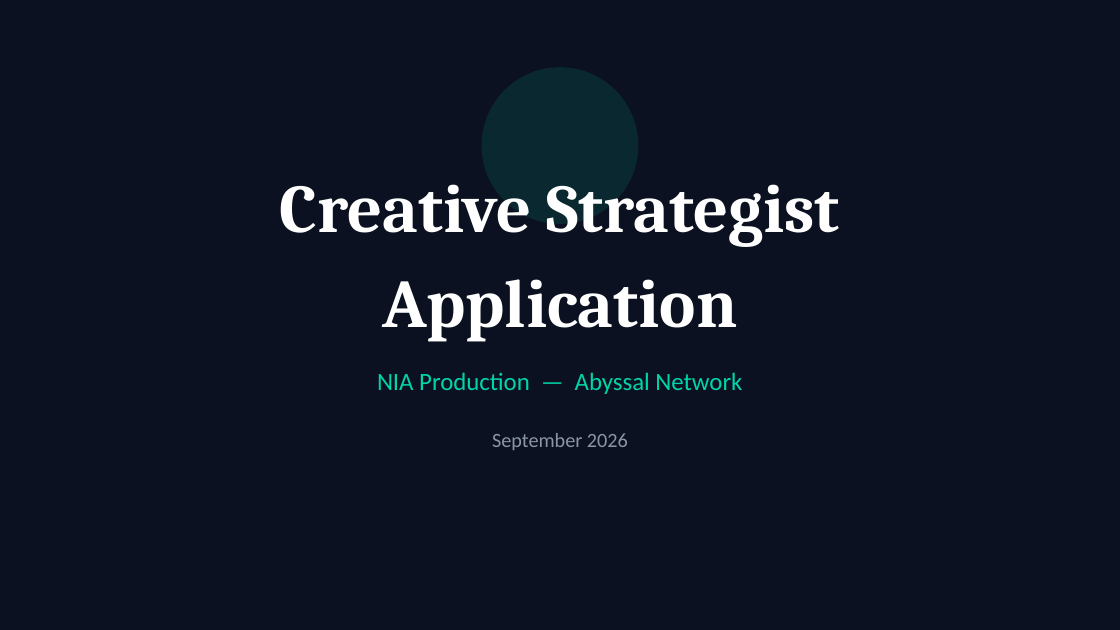
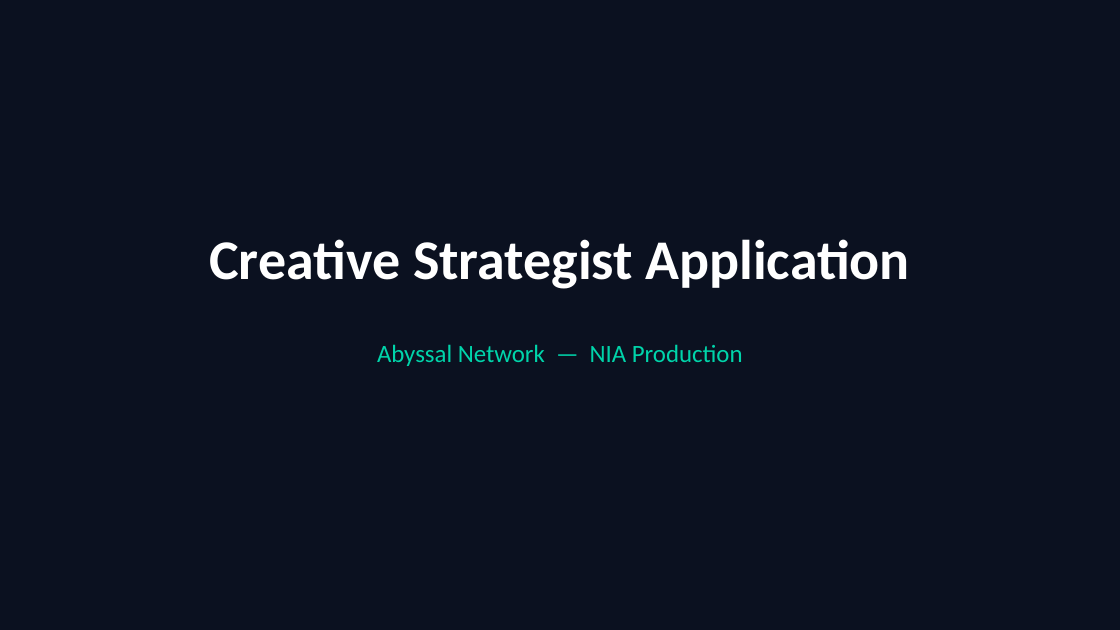
Before and after one commit to whhothe/claude-stuff, a slide deck: slide 1 of abyssal-network-presentation.pptx. Drawn at 1120x630 pixels with LibreOffice and Linux fonts; fonts in the diff are those of the drawing. Boxes give left, top, right and bottom in pixels: in the first picture for what was removed or moved away, otherwise in the second. Text is boxed around its words. In the diff, an @@ line names an element or a change of style, - is before the commit and + after.

```diff
--- a/abyssal-network-presentation.pptx
+++ b/abyssal-network-presentation.pptx
@@ ellipse removed at (482,67,638,224) @@
@@ text at (209,239,910,289): text changed; size 44 to 36 pt; font Cambria to Calibri @@
-Creative Strategist
-Application
+Creative Strategist Application
@@ text at (377,344,743,366): text changed @@
-NIA Production — Abyssal Network
+Abyssal Network — NIA Production
@@ text removed at (492,433,628,450) @@
-September 2026
```
Also in this commit, not shown: 7 other slides changed, 6 slides added, 8 slides removed.
